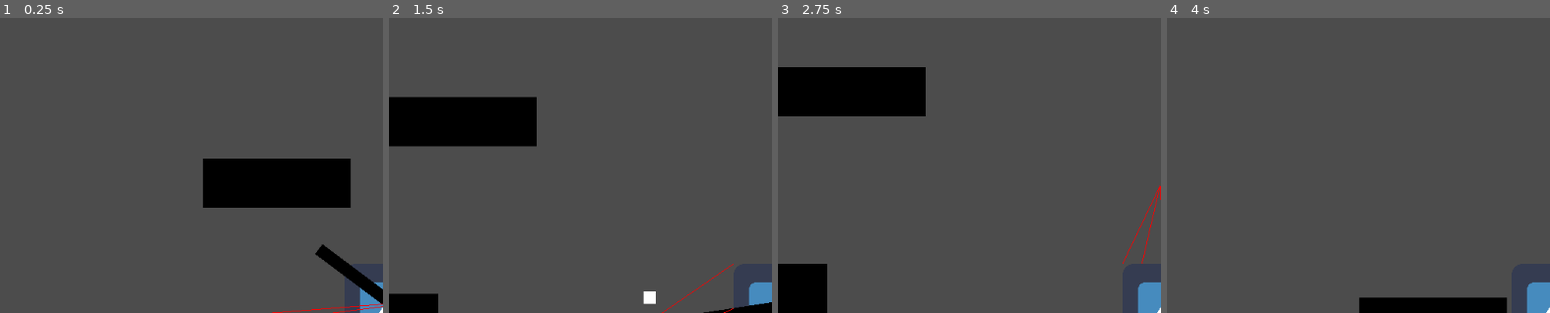
Above: before the commit, frames 1-4 (left to right).
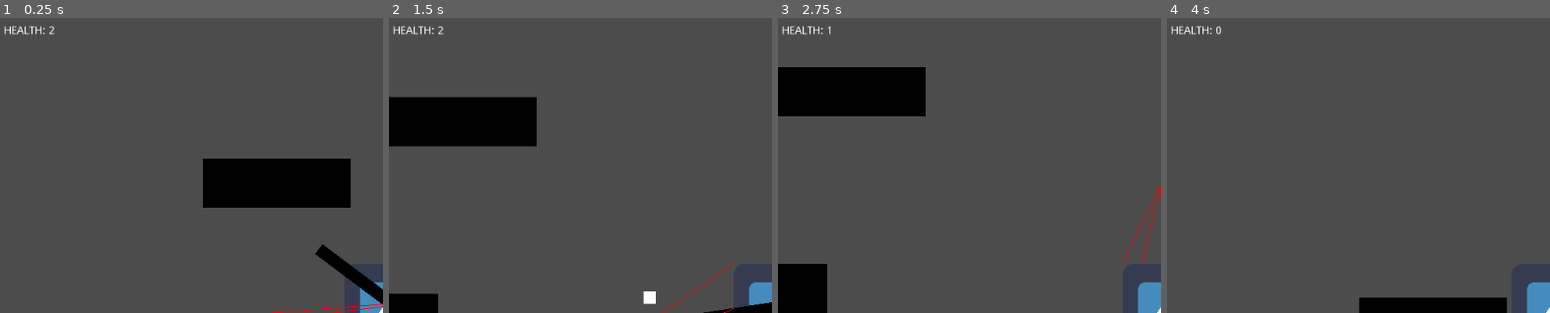
Above: after the commit, the same moments.

Repository: Develarooio/hoho-ohno
Game: Godot game, scene res://Levels/ClaytonTestLevel.tscn
The game is run twice, just before and just after one commit, with the same random seed, the same clock (stepped at 60 frames per second) and the same inputs. The project has no main scene, so this scene is started directly. The engine's default icon, where the game draws it, is replaced by a stand-in: a white triangle on a blue panel in a dark square.
Inputs (mouse positions are % of the whole screen's width and height, from its top left):
- Up to frame 1 (0.25 s): no input
- Up to frame 2 (1.5 s): move the mouse to (74, 45) at 0.52 s; hold D (right) 0.53-1.28 s; tap Space (dash) at 0.6 s; move the mouse to (31, 55) at 1.27 s; hold S (down) from 1.28 s (still down); click (31, 55) at 1.35 s
- Up to frame 3 (2.75 s): move the mouse to (62, 28) at 2.02 s; release S (down) at 2.03 s; hold D (right) from 2.03 s (still down); tap Space (dash) at 2.1 s
- Up to frame 4 (4 s): move the mouse to (46, 70) at 2.77 s; release D (right) at 2.78 s; hold W (up) 2.78-3.53 s; click (46, 70) at 2.85 s; move the mouse to (82, 65) at 3.52 s; hold A (left) from 3.53 s (still down); tap Space (dash) at 3.6 s
The pictures show only the part of the screen within x 0-50%, y 0-50%; the shares and areas given below are measured in that part.

The runs differ from the first frame. In frame 1, 0.2% of the frame differs, in the area x 1-15%, y 2-6%; in frame 2, 0.2%; in frame 3, 0.2%; in frame 4, 0.2%.

Commit message:
health inside ui

Diff:
--- /dev/null
+++ b/UI/HealthBoard.gd
@@ -0,0 +1,5 @@
+extends Label
+
+
+func _process(delta):
+	text = "HEALTH: {s}".format({"s": GAME_STATE.player_health})
--- a/UI/UI.tscn
+++ b/UI/UI.tscn
@@ -1,9 +1,9 @@
 [gd_scene load_steps=3 format=2]
 
 [ext_resource path="res://Levels/ScoreBoard/ScoreBoard.tscn" type="PackedScene" id=1]
-[ext_resource path="res://Levels/ScoreBoard/ScoreBoard.gd" type="Script" id=2]
+[ext_resource path="res://UI/HealthBoard.gd" type="Script" id=2]
 
-[node name="UI" type="CanvasLayer"]
+[node name="UI" type="CanvasLayer" index="0"]
 
 layer = 1
 offset = Vector2( 0, 0 )
@@ -25,13 +25,21 @@
 size_flags_horizontal = 1
 size_flags_vertical = 1
 
-[node name="ScoreBoard" type="Label" parent="Control" index="0" instance=ExtResource( 1 )]
+[node name="ScoreBoard" parent="Control" index="0" instance=ExtResource( 1 )]
 
-anchor_left = 1.0
+margin_left = 924.0
+margin_top = 10.0
+margin_right = 924.0
+margin_bottom = 24.0
+_sections_unfolded = [ "Margin" ]
+
+[node name="HealthBoard" type="Label" parent="Control" index="1"]
+
+anchor_left = 0.0
 anchor_top = 0.0
-anchor_right = 1.0
+anchor_right = 0.0
 anchor_bottom = 0.0
-margin_left = -100.0
+margin_left = 5.0
 margin_top = 10.0
 margin_bottom = 14.0
 rect_pivot_offset = Vector2( 0, 0 )
